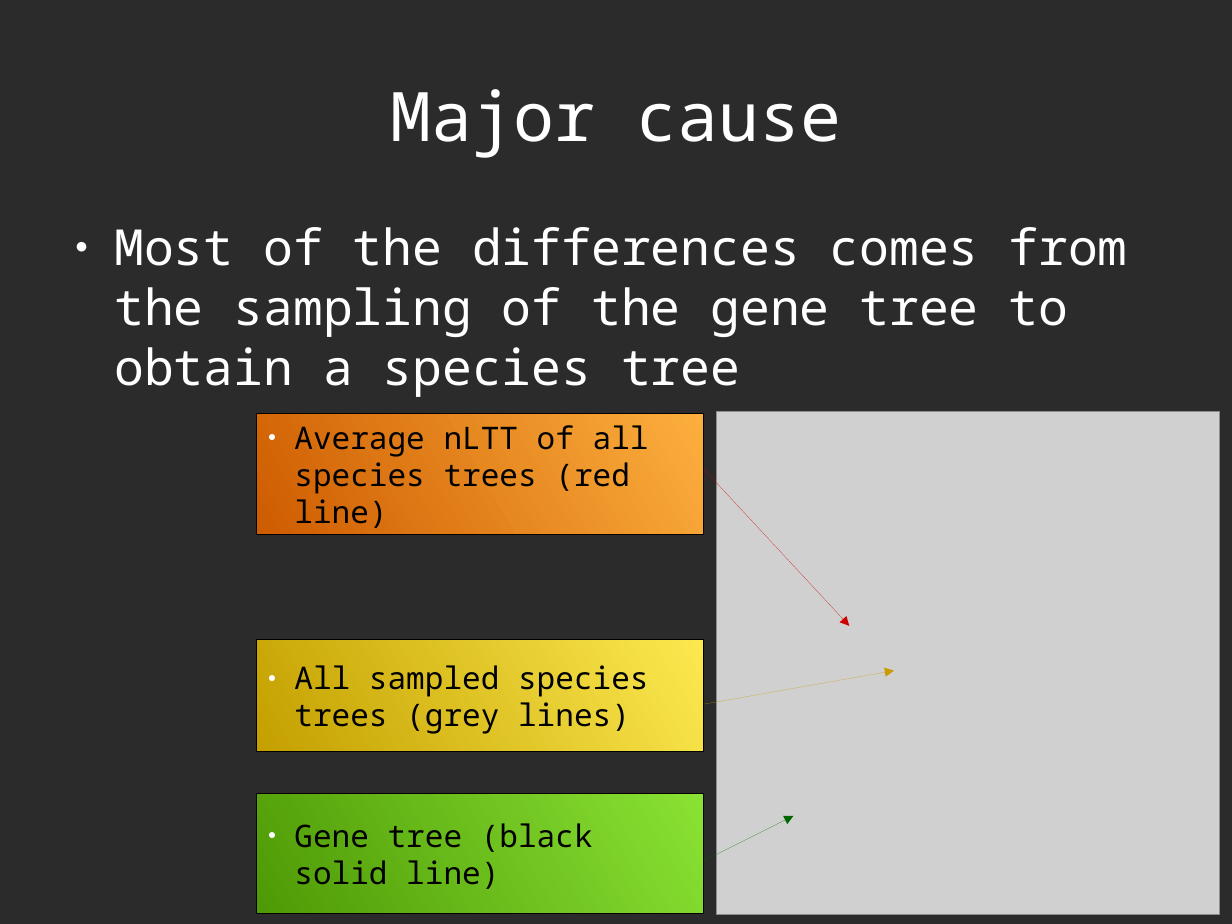
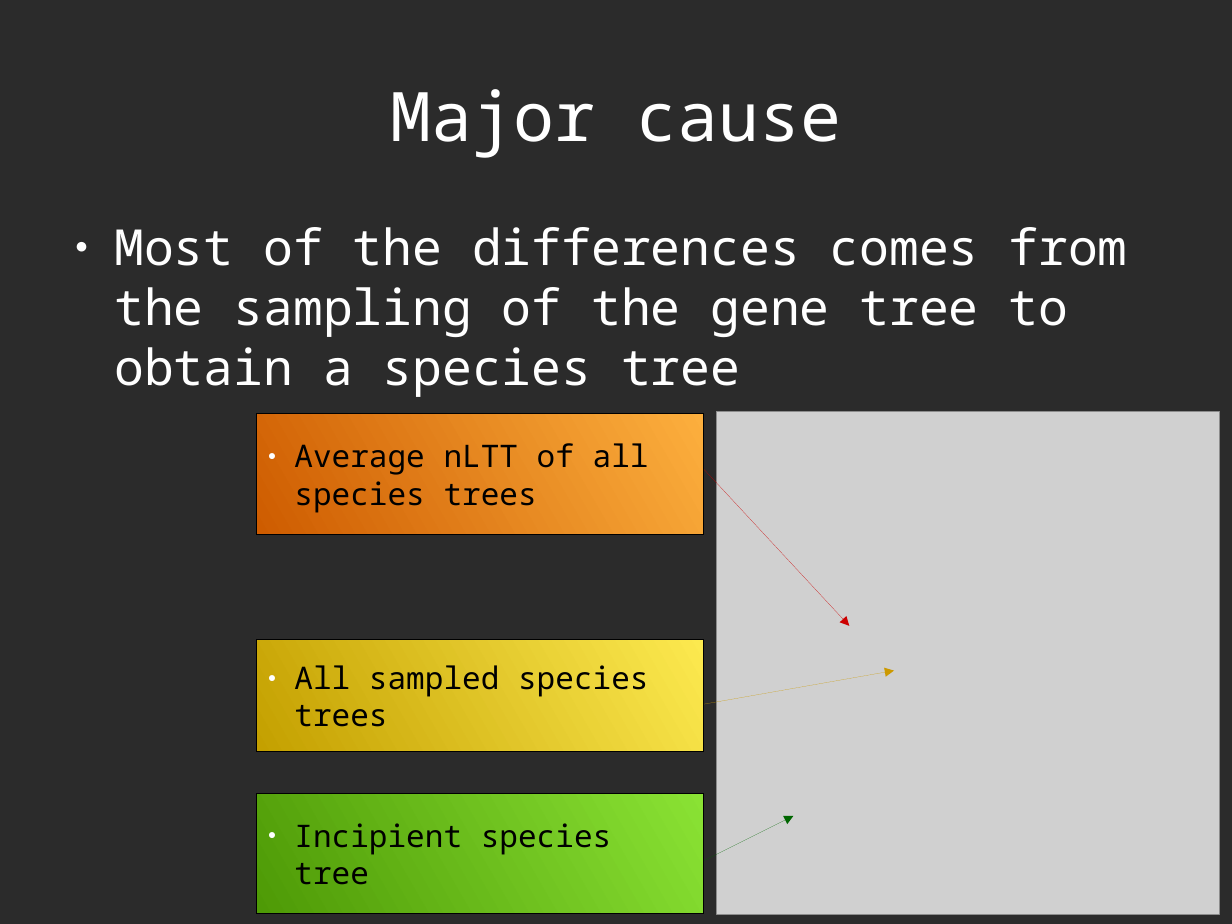
Before and after one commit to richelbilderbeek/Science, a slide deck: slide 10 of Bilderbeek20160203TeceMeeting/20160203TeceMeeting.odp. Drawn at 1232x924 pixels with LibreOffice and Linux fonts; fonts in the diff are those of the drawing; grey boxes stand for pictures; background and template pictures are left out; a plain dark background stands for a picture behind light text. Boxes give left, top, right and bottom in pixels: in the first picture for what was removed or moved away, otherwise in the second. Text is boxed around its words. In the diff, an @@ line names an element or a change of style, - is before the commit and + after.

```diff
--- a/Bilderbeek20160203TeceMeeting/20160203TeceMeeting.odp
+++ b/Bilderbeek20160203TeceMeeting/20160203TeceMeeting.odp
@@ text in rectangle at bbox=[294, 443, 649, 513]: text changed @@
-● Average nLTT of all species trees (red line)
+● Average nLTT of all species trees
@@ text in rectangle at bbox=[294, 665, 648, 727]: text changed @@
-● All sampled species trees (grey lines)
+● All sampled species trees
@@ text in rectangle at bbox=[294, 823, 611, 885]: text changed @@
-● Gene tree (black solid line)
+● Incipient species tree
```
Also in this commit, not shown: 4 other slides changed, 1 other file.
